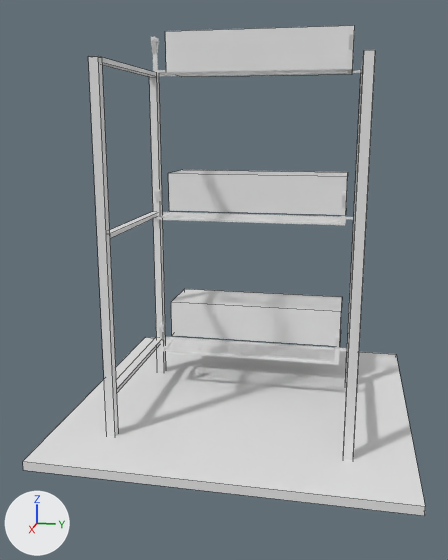
A saved change to the Blender file sourceModels/RopaStorageBase.blend.
Rendered twice from a 50 mm lens placed at (14.57, 2.36, 6.71), pointed at (0.86, -0.38, 3.29). Every picture has the same lights, and +X, +Y and +Z are marked at lower left. Mesh edges are drawn as thin lines on the coarser meshes.

In view in the first picture: 'Base', 'Connector.001', 'Connector.002', 'Connector.003', 'Cube', 'Cube.001', 'Cube.004', 'Cube.008', 'dynamicMountAttacher', 'dynamicMountAttacher.001', 'dynamicMountAttacher.002'.
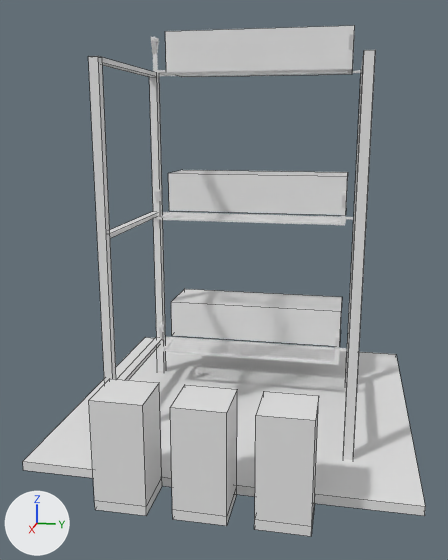
Where the change shows, as pixel boxes [x1, y1, x2, y2] in the pictures (448 x 560 px):
'moveTrigger1', added: after [89, 379, 162, 506]
'moveTrigger2', added: after [170, 385, 237, 516]
'moveTrigger3', added: after [255, 391, 319, 526]
'TriggerPlate1', added: after [94, 478, 162, 516]
'TriggerPlate2', added: after [172, 486, 237, 526]
'TriggerPlate3', added: after [254, 498, 315, 536]

The edits, one by one:
Mesh me_cube_055 is new.
It is a box spanning x -0.5..0.5, y -0.5..0.5, z -0.1..0.1.
Mesh me_cube_052 is new.
It is a box spanning x -0.5..0.5, y -0.5..0.5, z 0.0..2.0.
Object 'TriggerPlate3' (ob_triggerplate3) is new; it shows me_cube_055.
Its parent is ob_animationtrigger.
Its matrix parent inverse is Matrix(((1.0, 0.0, 0.0, -4.0), (0.0, 1.0, 0.0, 0.0), (0.0, 0.0, 1.0, 0.0), (0.0, 0.0, 0.0, 1.0))).
Its location is (4.5, 1.5, -0.099).
Object 'animationTrigger' (ob_animationtrigger) is new.
Its parent is ob_base.
Its matrix parent inverse is Matrix(((1.0, 0.0, 0.0, 0.0), (0.0, 1.0, 0.0, 0.0), (0.0, 0.0, 1.0, 0.099), (0.0, 0.0, 0.0, 1.0))).
Its location is (4.0, 0.0, 0.0).
Object 'TriggerPlate2' (ob_triggerplate2) is new; it shows a copy of me_cube_055.
Its parent is ob_animationtrigger.
Its matrix parent inverse is Matrix(((1.0, 0.0, 0.0, -4.0), (0.0, 1.0, 0.0, 0.0), (0.0, 0.0, 1.0, 0.0), (0.0, 0.0, 0.0, 1.0))).
Its location is (4.5, 0.0, -0.099).
Object 'TriggerPlate1' (ob_triggerplate1) is new; it shows a copy of me_cube_055.
Its parent is ob_animationtrigger.
Its matrix parent inverse is Matrix(((1.0, 0.0, 0.0, -4.0), (0.0, 1.0, 0.0, 0.0), (0.0, 0.0, 1.0, 0.0), (0.0, 0.0, 0.0, 1.0))).
Its location is (4.5, -1.5, -0.099).
Object 'moveTrigger3' (ob_movetrigger3) is new; it shows me_cube_052.
Its parent is ob_triggerplate3.
Its matrix parent inverse is Matrix(((1.0, 0.0, 0.0, -4.5), (0.0, 1.0, 0.0, -1.5), (0.0, 0.0, 1.0, 0.099), (0.0, 0.0, 0.0, 1.0))).
Its location is (4.5, 1.5, 0.001).
Object 'moveTrigger2' (ob_movetrigger2) is new; it shows a copy of me_cube_052.
Its parent is ob_triggerplate2.
Its matrix parent inverse is Matrix(((1.0, 0.0, 0.0, -4.5), (0.0, 1.0, 0.0, 0.0), (0.0, 0.0, 1.0, 0.099), (0.0, 0.0, 0.0, 1.0))).
Its location is (4.5, 0.0, 0.001).
Object 'moveTrigger1' (ob_movetrigger1) is new; it shows a copy of me_cube_052.
Its parent is ob_triggerplate1.
Its matrix parent inverse is Matrix(((1.0, 0.0, 0.0, -4.5), (0.0, 1.0, 0.0, 1.5), (0.0, 0.0, 1.0, 0.099), (0.0, 0.0, 0.0, 1.0))).
Its location is (4.5, -1.5, 0.001).
